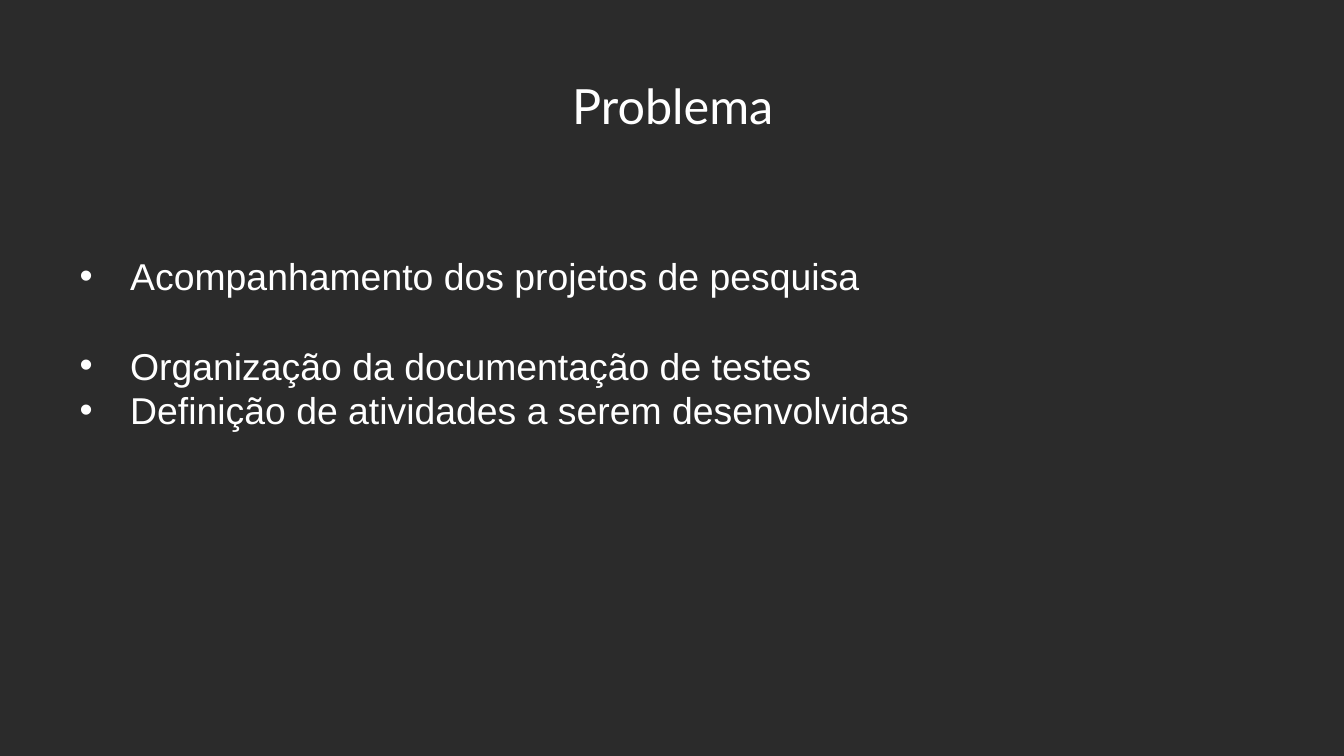
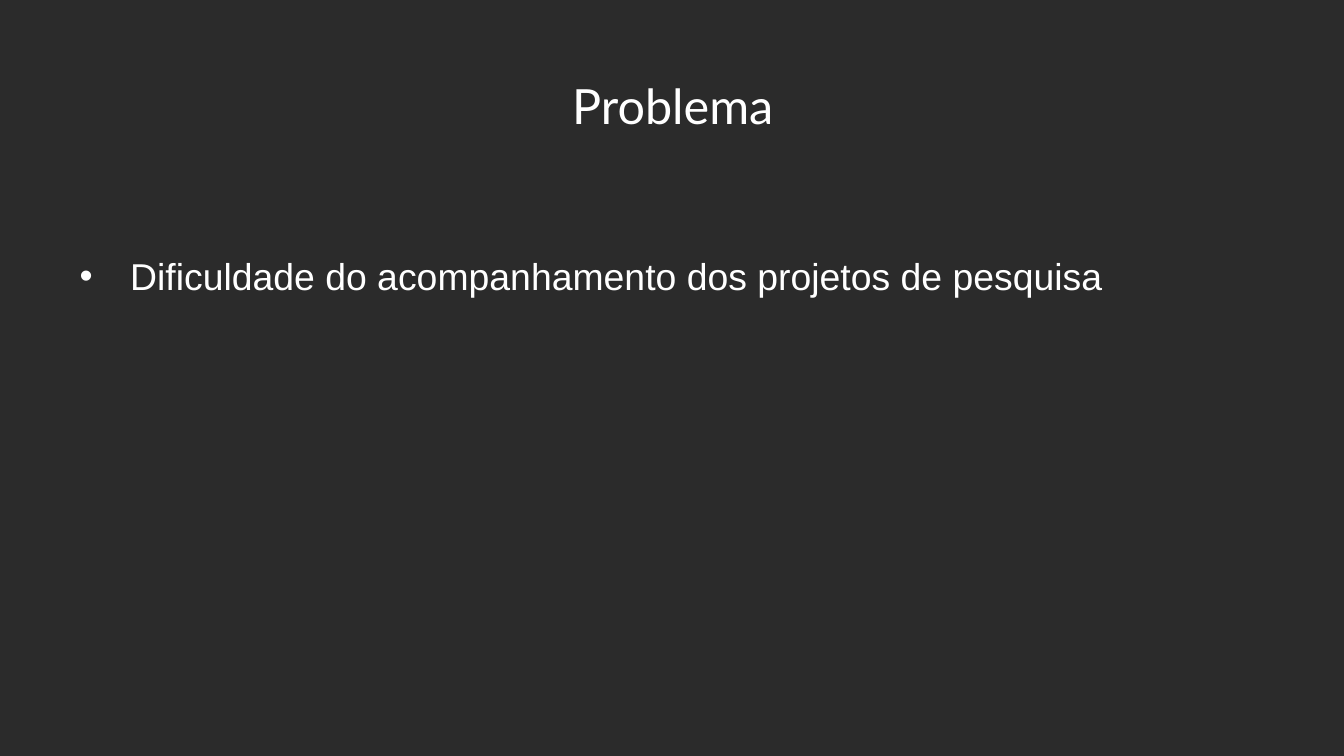
Before and after one commit to leoalopes/tccCodeIgniter, a slide deck: slide 3 of SeminarioAndamento.pptx. Drawn at 1344x756 pixels with LibreOffice and Linux fonts; fonts in the diff are those of the drawing; background and template pictures are left out; a plain dark background stands for a picture behind light text. Boxes give left, top, right and bottom in pixels: in the first picture for what was removed or moved away, otherwise in the second. Text is boxed around its words. In the diff, an @@ line names an element or a change of style, - is before the commit and + after.

```diff
--- a/SeminarioAndamento.pptx
+++ b/SeminarioAndamento.pptx
@@ text at bbox=[130, 263, 1103, 298]: text changed @@
-                • Acompanhamento dos projetos de pesquisa
-                • Organização da documentação de testes
-                • Definição de atividades a serem desenvolvidas
+                • Dificuldade do acompanhamento dos projetos de pesquisa
```
Also in this commit, not shown: 2 other slides changed, 2 slides removed, 2 other files.
